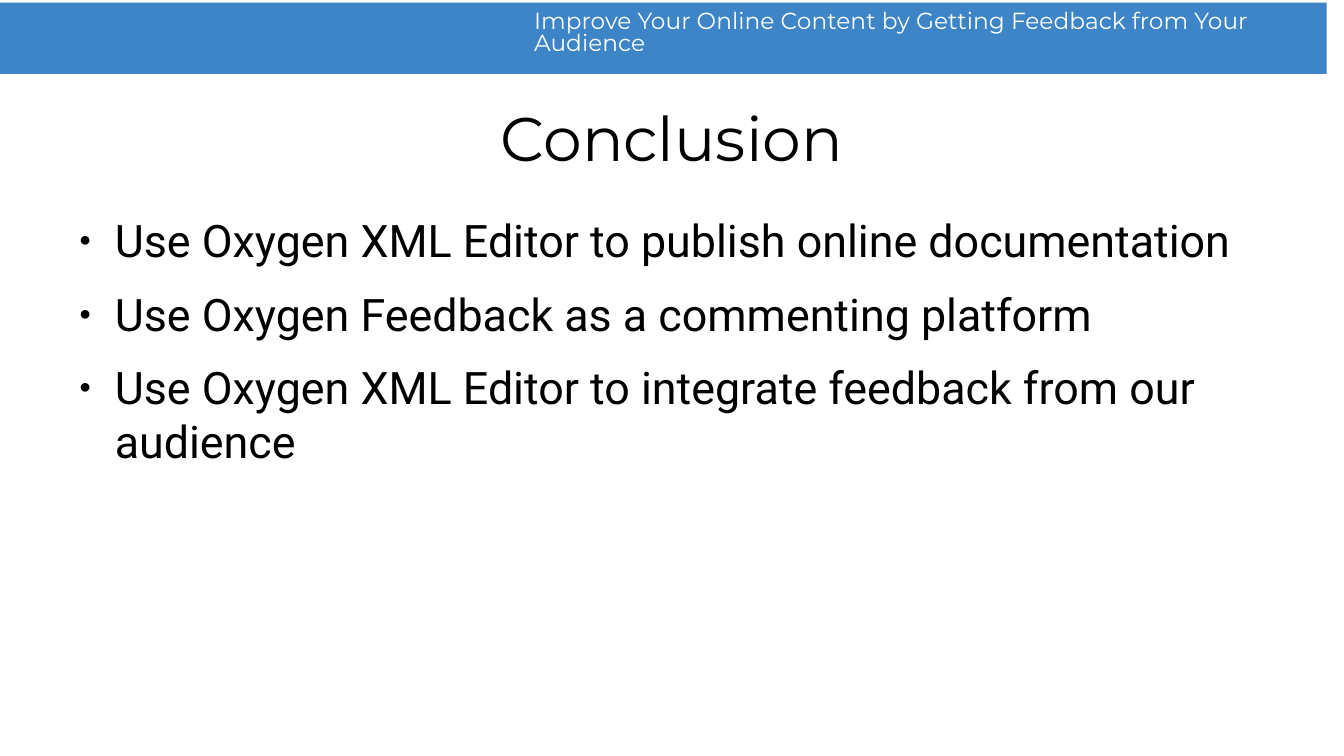
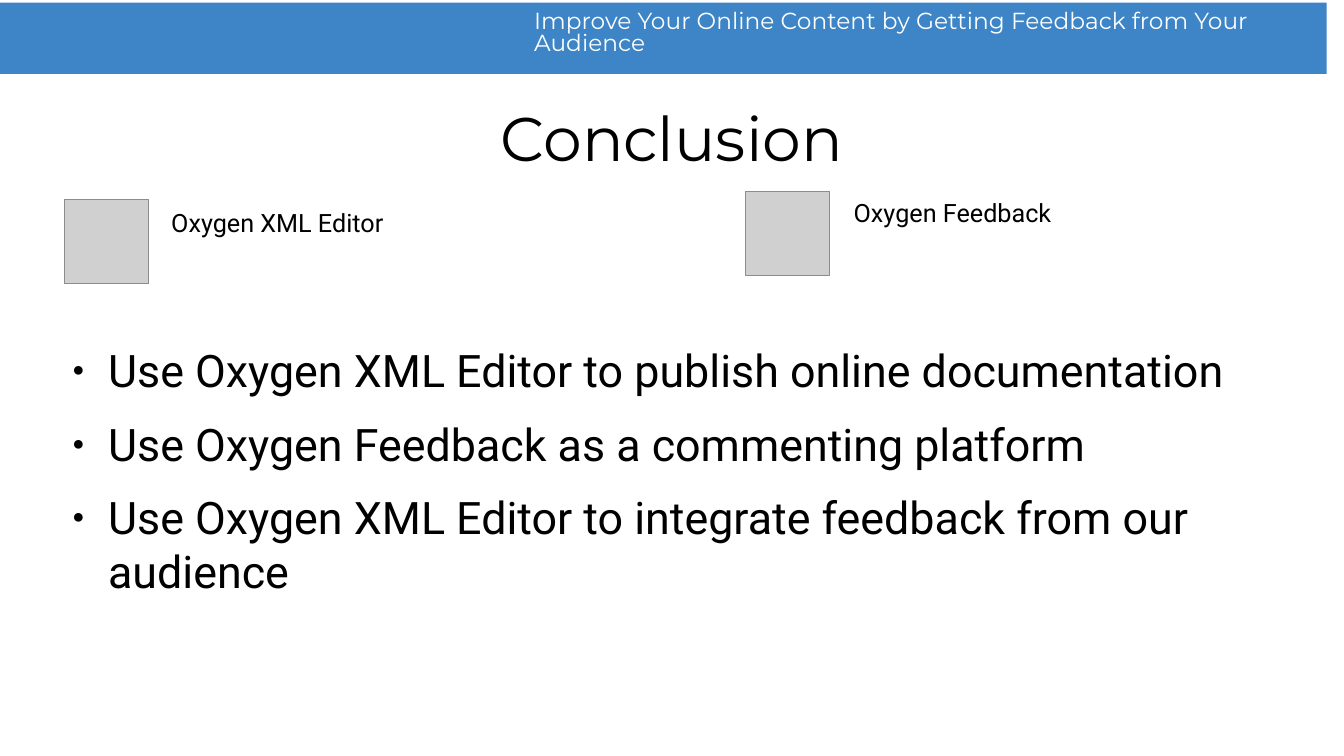
Before and after one commit to radu-pisoi/feedback-presentation, a slide deck: slide 30 of presentation/feedback-demo.odp (slide 29 before the commit). Drawn at 1344x756 pixels with LibreOffice and Linux fonts; fonts in the diff are those of the drawing; grey boxes stand for pictures; background and template pictures are left out. Boxes give left, top, right and bottom in pixels: in the first picture for what was removed or moved away, otherwise in the second. Text is boxed around its words. In the diff, an @@ line names an element or a change of style, - is before the commit and + after.

```diff
--- a/presentation/feedback-demo.odp
+++ b/presentation/feedback-demo.odp
@@ picture added at (65,200,148,283) @@
@@ picture added at (746,192,830,275) @@
@@ text added at (854,203,1051,228), 18 pt, text #000000 @@
+Oxygen Feedback
@@ text added at (171,213,383,238), 18 pt, text #000000 @@
+Oxygen XML Editor
@@ text "Use Oxygen XML Editor to ...": place and size @@
-text "Use Oxygen XML Editor to ..." at (115,223,1230,459)
+text "Use Oxygen XML Editor to ..." at (108,353,1224,589)
```
Also in this commit, not shown: 15 other slides changed, 1 slide added, 4 other files.
